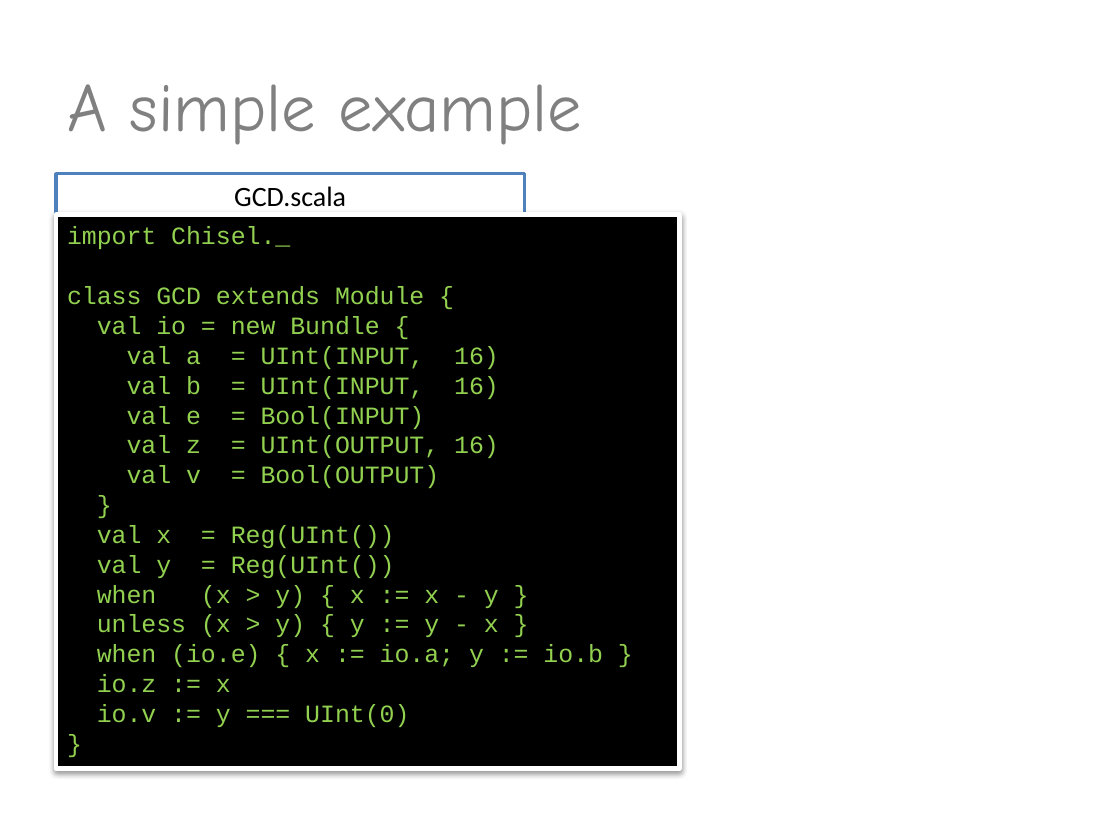
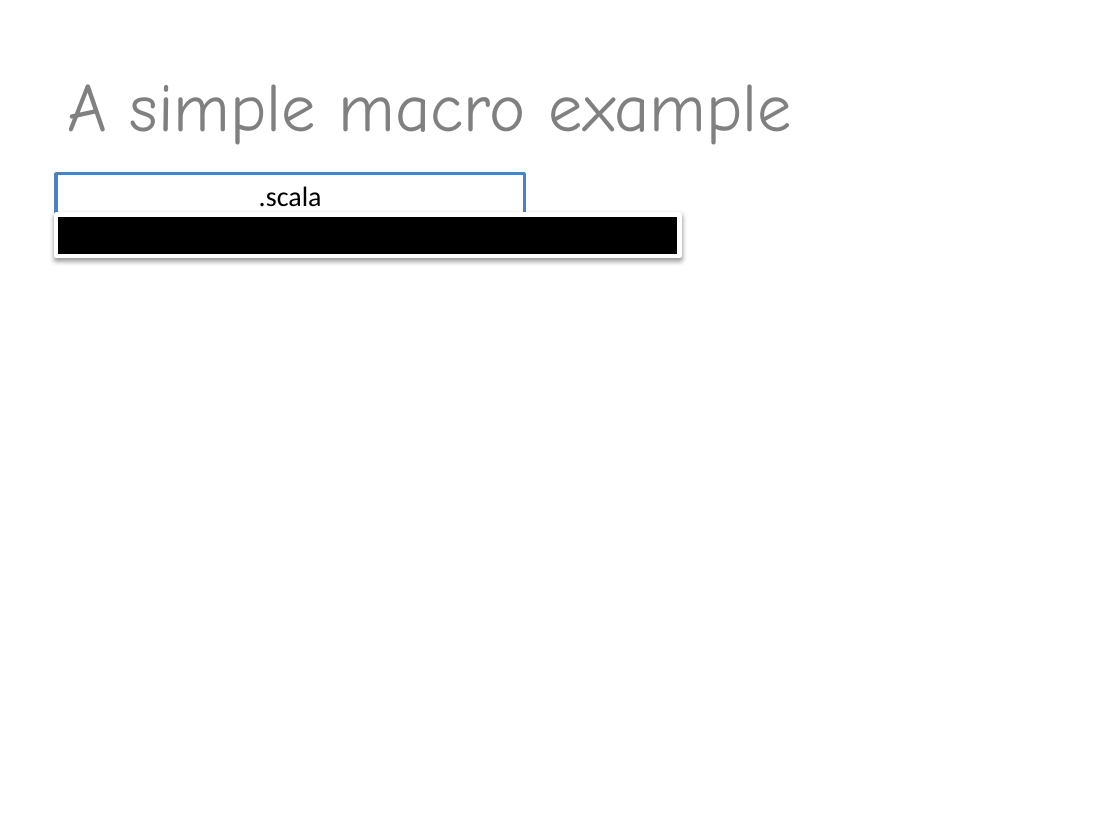
Before and after one commit to valdisxp1/scala-metaprograming-fun, a slide deck: slide 4 of Scala_metaprogramming.pptx (slide 9 before the commit). Drawn at 1120x840 pixels with LibreOffice and Linux fonts; fonts in the diff are those of the drawing. Boxes give left, top, right and bottom in pixels: in the first picture for what was removed or moved away, otherwise in the second. Text is boxed around its words. In the diff, an @@ line names an element or a change of style, - is before the commit and + after.

Commit message:
progress

```diff
--- a/Scala_metaprogramming.pptx
+++ b/Scala_metaprogramming.pptx
@@ title at [67, 84, 792, 145]: text changed @@
-A simple example
+A simple macro example
@@ text in rectangle at [259, 186, 322, 207]: text changed @@
-GCD.scala
+.scala
@@ rectangle removed at [56, 215, 679, 769] @@
-import Chisel._
-class GCD extends Module {
-val io = new Bundle {
-val a = UInt(INPUT, 16)
-val b = UInt(INPUT, 16)
-val e = Bool(INPUT)
-val z = UInt(OUTPUT, 16)
-val v = Bool(OUTPUT)
-}
-val x = Reg(UInt())
-val y = Reg(UInt())
-when (x > y) { x := x - y }
-unless (x > y) { y := y - x }
-when (io.e) { x := io.a; y := io.b }
-io.z := x
-io.v := y === UInt(0)
-}
@@ rectangle added at [56, 215, 679, 256], fill #000000, outline #FFFFFF 3 pt @@
```
Also in this commit, not shown: 1 other slide changed, 1 slide added, 9 slides removed.
